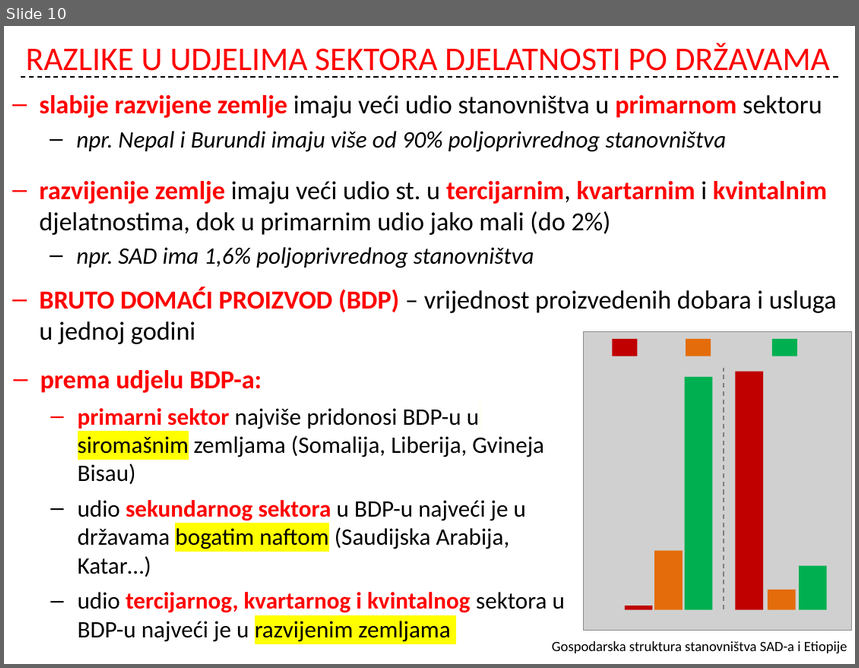
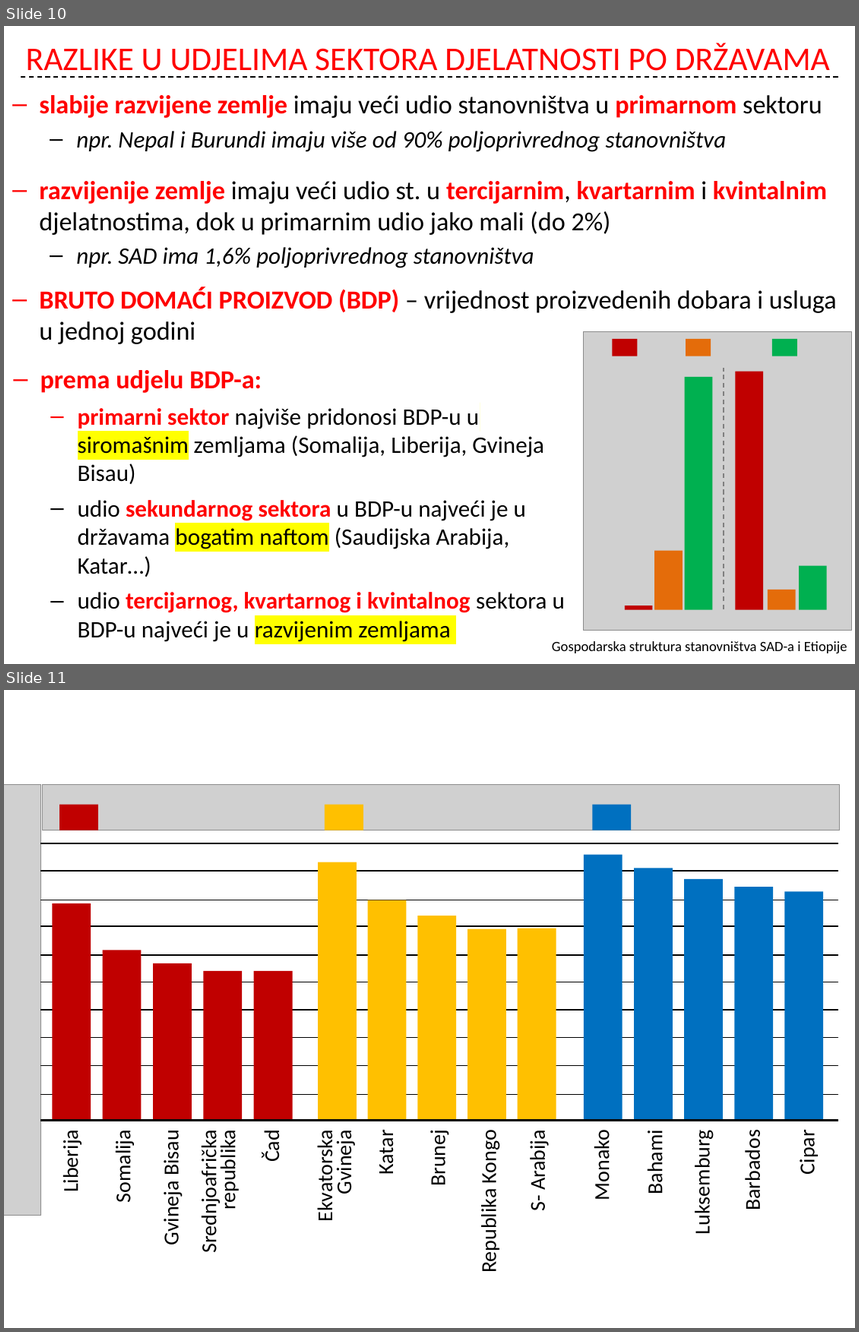
Before and after one commit to cornx/print, a slide deck: data/geografija/prezentacije/E1_003_Ekonomski_sektori.pptx. Shown one above the other, each under a label of ours: slide 10 before the commit, slides 10 and 11 after it. The pictures are 859x668 and 859x1332 pixels, drawn with LibreOffice and Linux fonts; fonts in the diff are those of the drawing; grey boxes stand for pictures. Boxes give left, top, right and bottom in pixels: in the first picture for what was removed or moved away, otherwise in the second. Text is boxed around its words. In the diff, an @@ line names an element or a change of style, - is before the commit and + after.

```diff
--- a/data/geografija/prezentacije/E1_003_Ekonomski_sektori.pptx
+++ b/data/geografija/prezentacije/E1_003_Ekonomski_sektori.pptx
@@ slide 11 added at bbox=[4, 690, 855, 1328], background #FFFFFF @@
@@ picture added at bbox=[4, 784, 40, 1215] @@
@@ group added at bbox=[42, 784, 840, 831]: 3 rectangles, 1 picture @@
@@ line added from (40, 844) to (838, 844), #000000 1 pt @@
@@ line added from (40, 870) to (838, 870), #000000 1 pt @@
@@ rectangle added at bbox=[318, 862, 357, 1120], fill #FFC000 @@
@@ rectangle added at bbox=[584, 854, 622, 1119], fill #0070C0 @@
@@ rectangle added at bbox=[634, 868, 672, 1120], fill #0070C0 @@
@@ rectangle added at bbox=[684, 879, 722, 1120], fill #0070C0 @@
@@ rectangle added at bbox=[734, 887, 772, 1120], fill #0070C0 @@
@@ rectangle added at bbox=[785, 891, 823, 1120], fill #0070C0 @@
@@ line added from (40, 901) to (838, 901), #000000 1 pt @@
@@ rectangle added at bbox=[53, 904, 91, 1120], fill #C00000 @@
@@ rectangle added at bbox=[367, 901, 406, 1120], fill #FFC000 @@
@@ rectangle added at bbox=[417, 916, 456, 1120], fill #FFC000 @@
@@ line added from (40, 926) to (838, 926), #000000 1 pt @@
@@ rectangle added at bbox=[468, 929, 506, 1120], fill #FFC000 @@
@@ rectangle added at bbox=[517, 929, 556, 1120], fill #FFC000 @@
@@ line added from (40, 955) to (838, 955), #000000 1 pt @@
@@ rectangle added at bbox=[103, 951, 141, 1120], fill #C00000 @@
@@ line added from (40, 983) to (838, 983), #000000 1 pt @@
@@ rectangle added at bbox=[153, 964, 191, 1120], fill #C00000 @@
@@ rectangle added at bbox=[203, 971, 241, 1120], fill #C00000 @@
@@ rectangle added at bbox=[254, 971, 293, 1120], fill #C00000 @@
@@ line added from (40, 1010) to (838, 1010), #000000 1 pt @@
@@ line added from (40, 1037) to (838, 1037), #000000 1 pt @@
@@ line added from (40, 1066) to (838, 1066), #000000 1 pt @@
@@ line added from (40, 1094) to (838, 1094), #000000 1 pt @@
@@ line added from (40, 1121) to (838, 1121), #000000 1.5 pt @@
@@ group added at bbox=[58, 1133, 820, 1271]: 15 texts @@
+Liberija
+Somalija
+Gvineja Bisau
+Srednjoafrička
+republika
+Čad
+Ekvatorska
+Gvineja
+Katar
+Brunej
+Republika Kongo
+S- Arabija
+Monako
+Bahami
+Luksemburg
+Barbados
+Cipar
```
Also in this commit, not shown: 1 slide removed.
